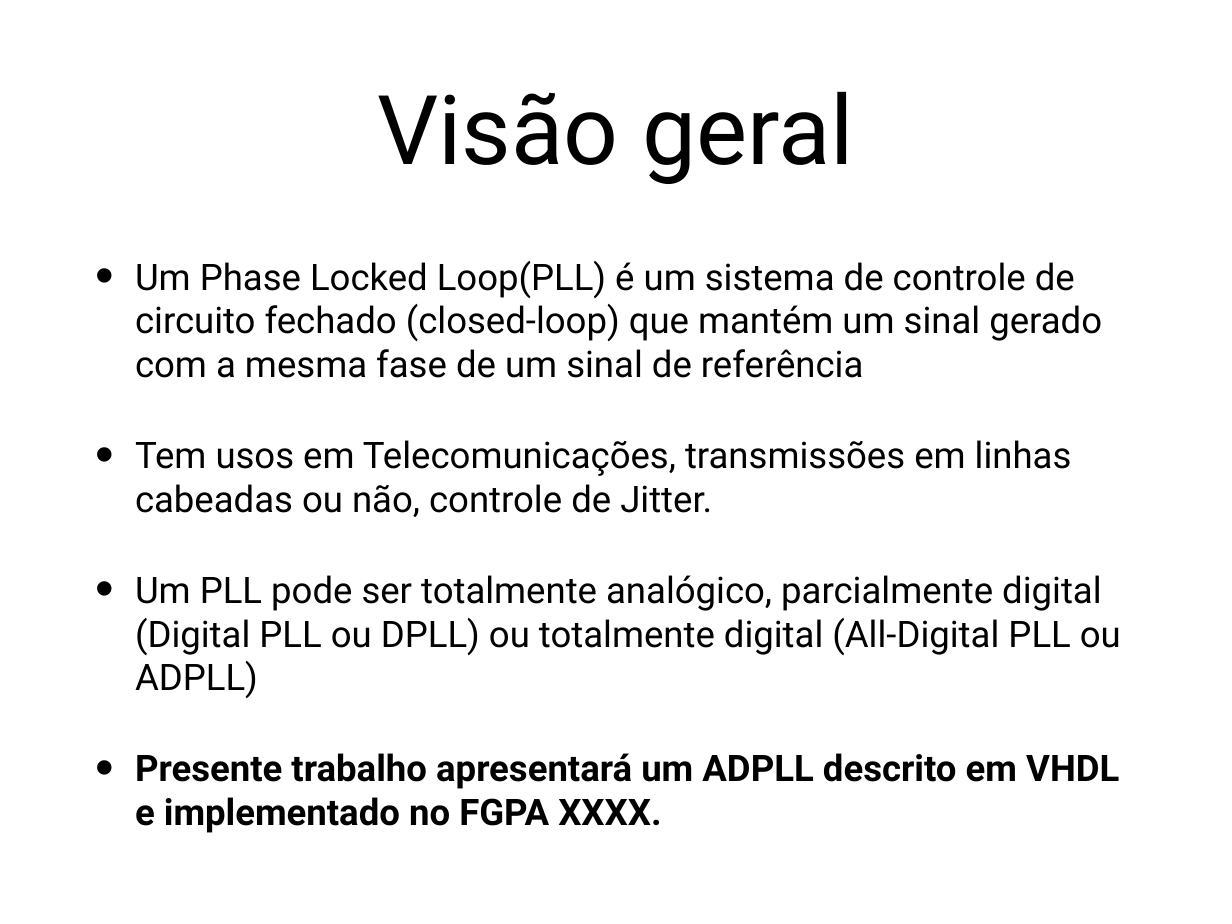
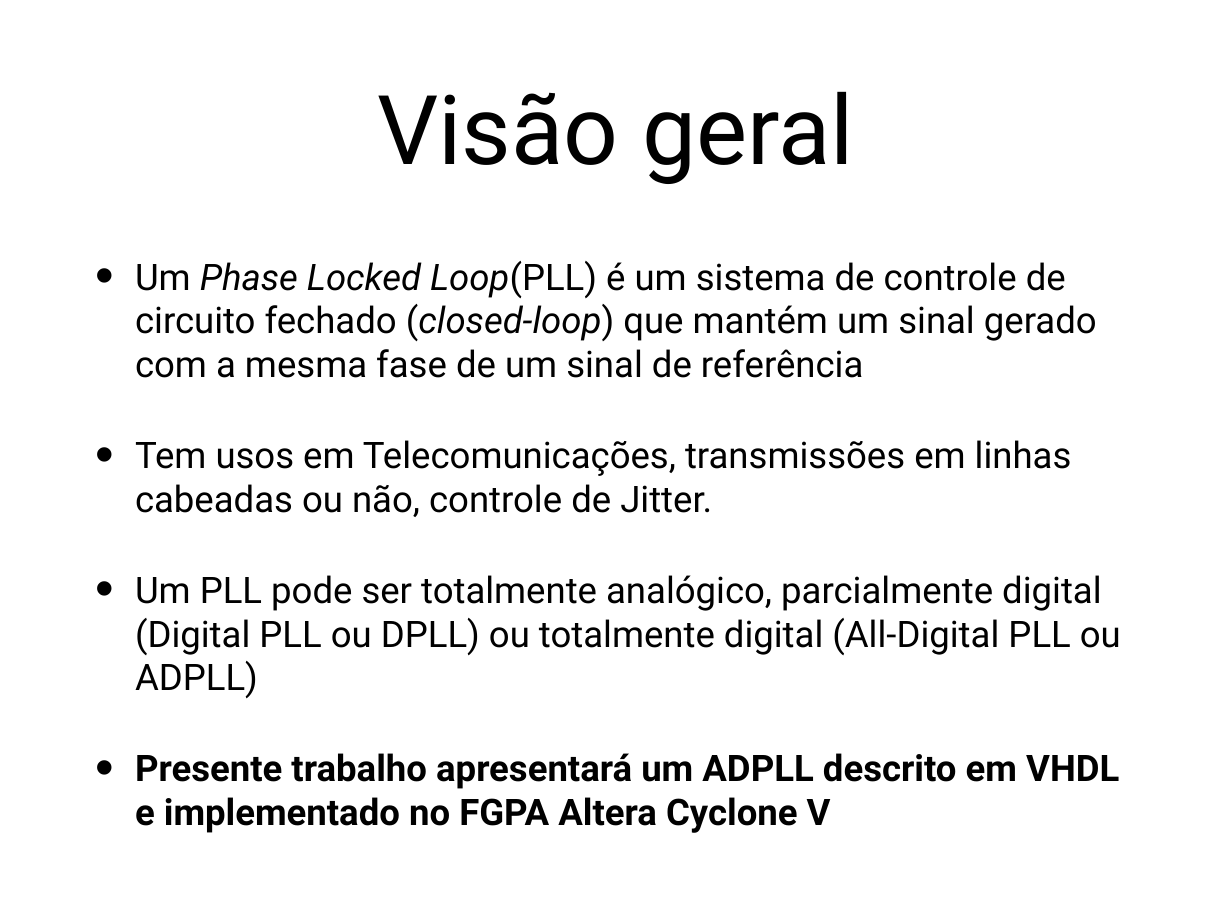
Before and after one commit to wwagner33/adpll-vhdl, a slide deck: slide 3 of trabalho-pll.pptx (slide 2 before the commit). Drawn at 1232x924 pixels with LibreOffice and Linux fonts; fonts in the diff are those of the drawing. Boxes give left, top, right and bottom in pixels: in the first picture for what was removed or moved away, otherwise in the second. Text is boxed around its words. In the diff, an @@ line names an element or a change of style, - is before the commit and + after.

```diff
--- a/trabalho-pll.pptx
+++ b/trabalho-pll.pptx
@@ text at box(135, 261, 1097, 378): italic on in "Phase Locked Loop(PLL) (closed-loop)" @@
@@ text at box(135, 753, 1119, 833): text changed @@
-• Presente trabalho apresentará um ADPLL descrito em VHDL e implementado no FGPA XXXX.
+• Presente trabalho apresentará um ADPLL descrito em VHDL e implementado no FGPA Altera Cyclone V
```
Also in this commit, not shown: 5 other slides changed, 32 slides added, 2 slides removed, 7 other files.
